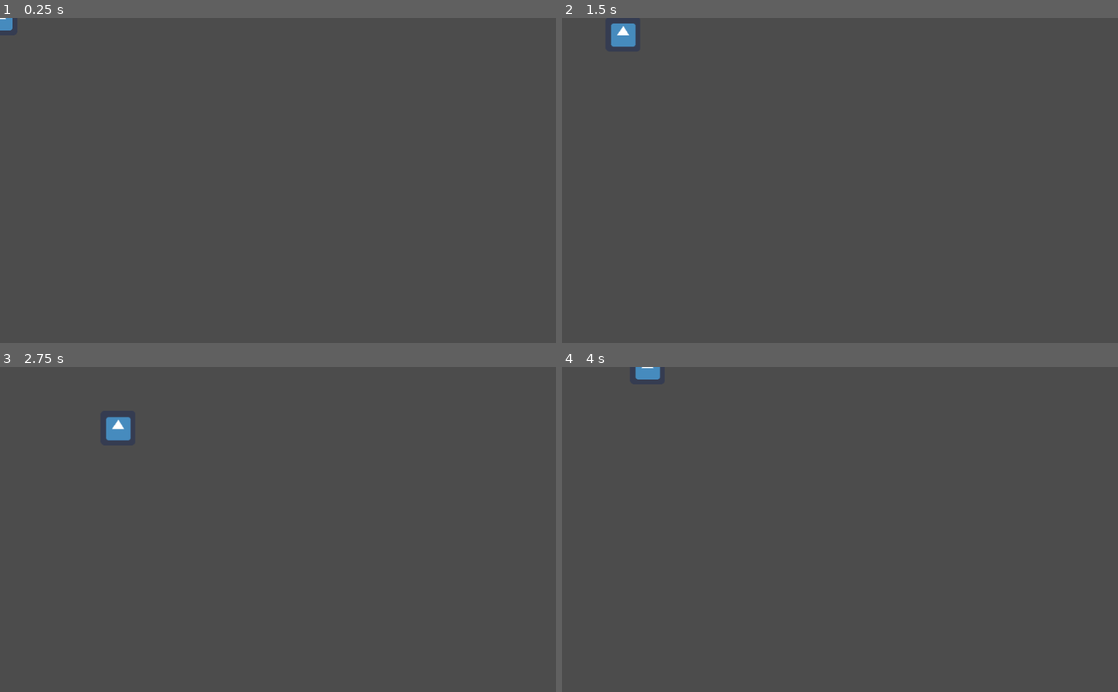
Above: before the commit, frames 1-4 (two rows, left to right).
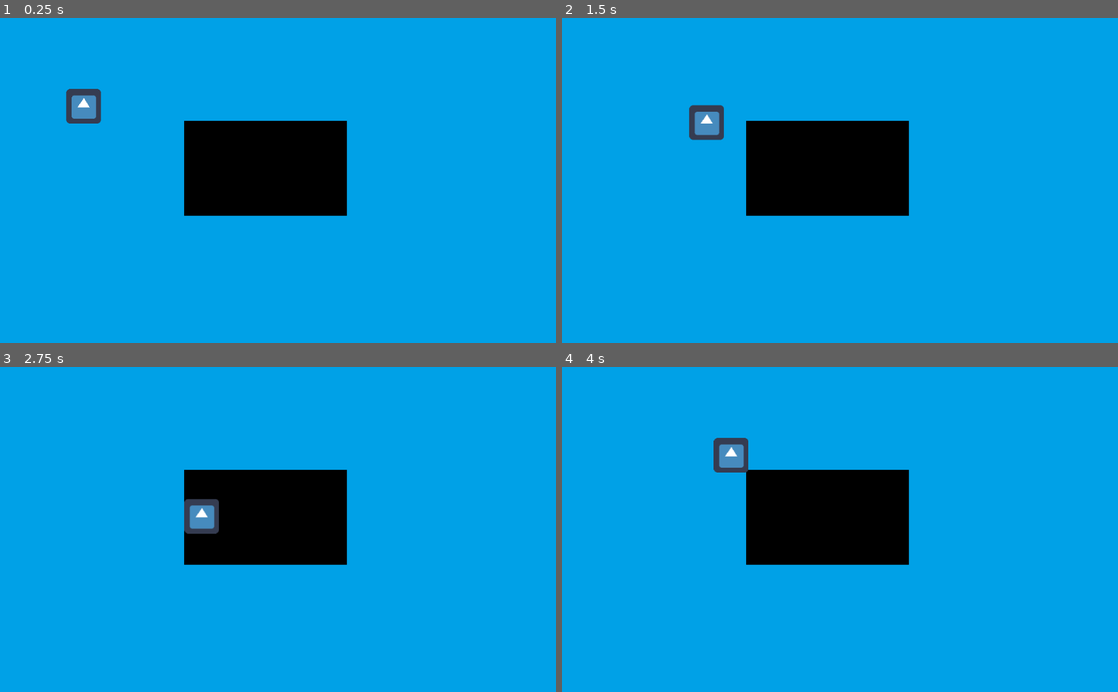
Above: after the commit, the same moments.

Repository: Majimo/FishAndShip
Game: Godot game, scene res://scenes/MainWorld.tscn
The game is run twice, just before and just after one commit, with the same random seed, the same clock (stepped at 60 frames per second) and the same inputs. Before the commit the project starts from res://scenes/Perso.tscn. The engine's default icon, where the game draws it, is replaced by a stand-in: a white triangle on a blue panel in a dark square.
Inputs:
- Up to frame 1 (0.25 s): no input
- Up to frame 2 (1.5 s): tap Enter at 0.5 s; hold Right (ui_right) 0.53-1.28 s; hold Down (ui_down) from 1.28 s (still down)
- Up to frame 3 (2.75 s): release Down (ui_down) at 2.03 s; hold Right (ui_right) from 2.03 s (still down)
- Up to frame 4 (4 s): release Right (ui_right) at 2.78 s; hold Up (ui_up) 2.78-3.53 s; hold Left (ui_left) from 3.53 s (still down)

The runs differ from the first frame. In frame 1, 100% of the frame differs, in the area x 0-100%, y 0-100%; in frame 2, 100%; in frame 3, 100%; in frame 4, 100%.

Commit message:
add Perso to MainScene

Diff:
--- a/project.godot
+++ b/project.godot
@@ -16,7 +16,7 @@
 [application]
 
 config/name="FishAndShip"
-run/main_scene="res://scenes/Perso.tscn"
+run/main_scene="res://scenes/MainWorld.tscn"
 config/icon="res://icon.png"
 
 [rendering]
--- a/scenes/MainWorld.tscn
+++ b/scenes/MainWorld.tscn
@@ -1,7 +1,8 @@
-[gd_scene load_steps=3 format=2]
+[gd_scene load_steps=4 format=2]
 
 [ext_resource path="res://assets/water.png" type="Texture" id=1]
 [ext_resource path="res://scenes/Ship.tscn" type="PackedScene" id=2]
+[ext_resource path="res://scenes/Perso.tscn" type="PackedScene" id=3]
 
 [node name="MainWorld" type="Node2D"]
 
@@ -11,3 +12,6 @@
 
 [node name="Ship" parent="." instance=ExtResource( 2 )]
 position = Vector2( 489, 277 )
+
+[node name="Perso" parent="." instance=ExtResource( 3 )]
+position = Vector2( 154, 163 )
